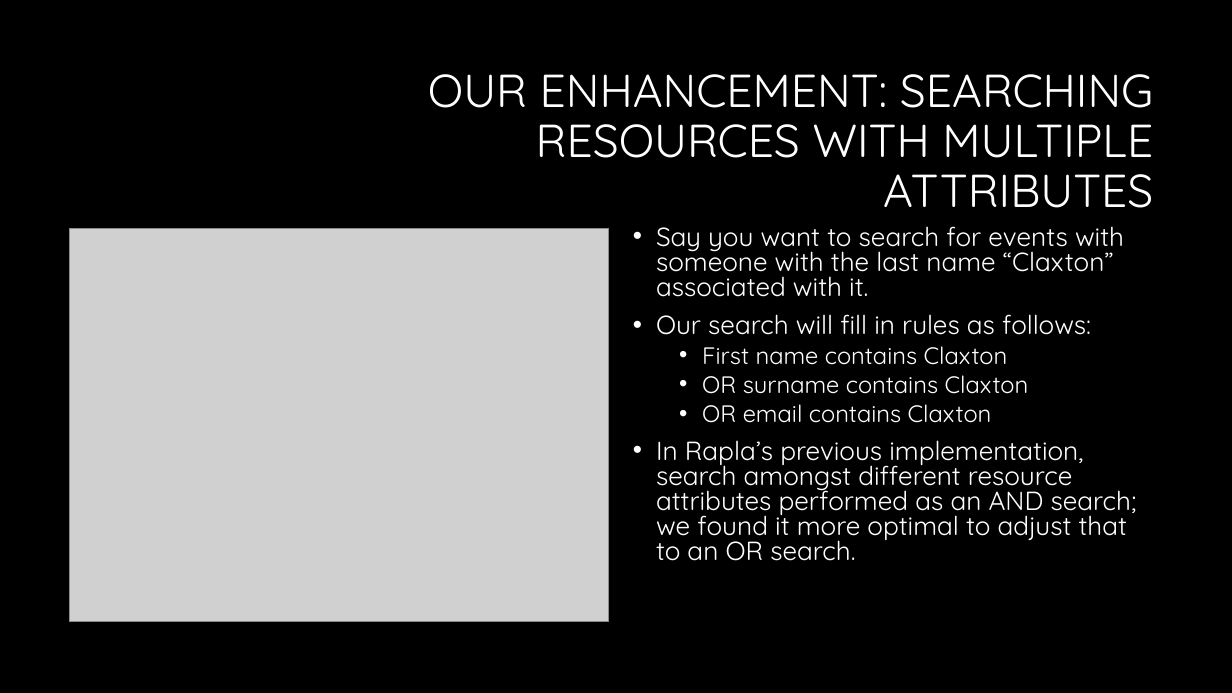
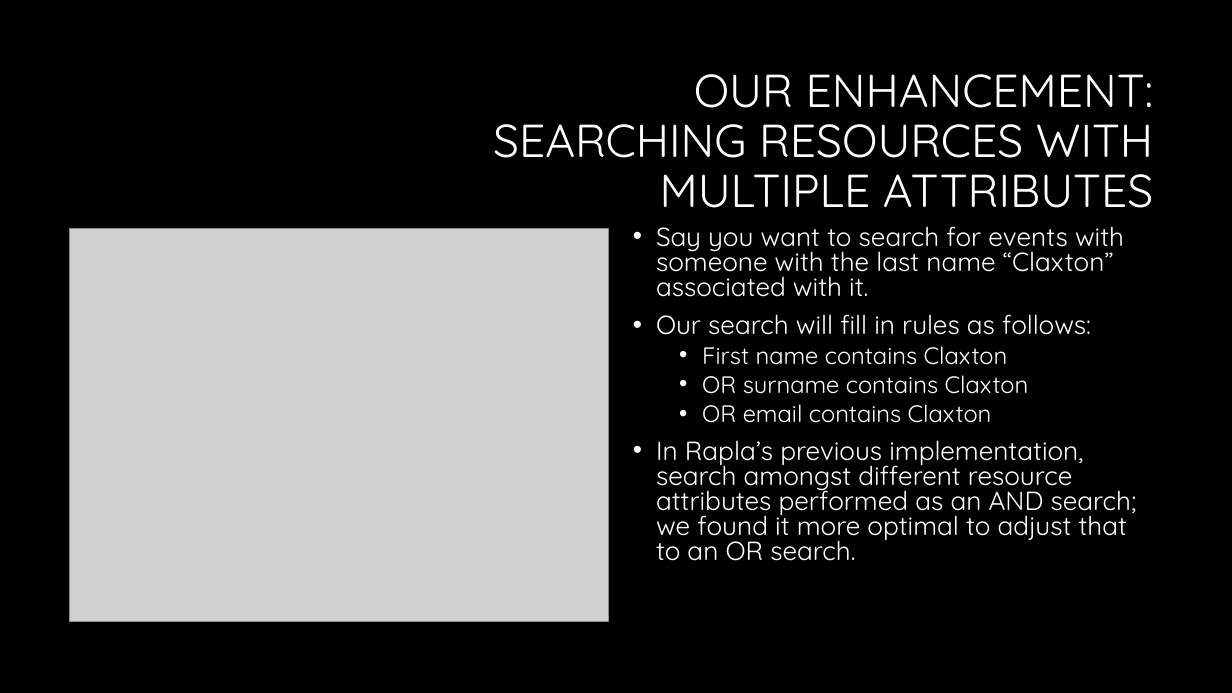
Before and after one commit to jcoona/Rapla, a slide deck: slide 12 of rapla-source-1.8.2/Enhancement Artifacts/Rapla Presentation.pptx. Drawn at 1232x693 pixels with LibreOffice and Linux fonts; fonts in the diff are those of the drawing; grey boxes stand for pictures; background and template pictures are left out. Boxes give left, top, right and bottom in pixels: in the first picture for what was removed or moved away, otherwise in the second. Text is boxed around its words. In the diff, an @@ line names an element or a change of style, - is before the commit and + after.

```diff
--- a/rapla-source-1.8.2/Enhancement Artifacts/Rapla Presentation.pptx
+++ b/rapla-source-1.8.2/Enhancement Artifacts/Rapla Presentation.pptx
@@ title "OUR ENHANCEMENT: SEARCHING RESOURCES WITH ..." rewrapped from <box>428,74,1153,208</box> to <box>493,74,1154,208</box> @@
```
Also in this commit, not shown: 1 other slide changed, 1 slide added, 6 other files.
